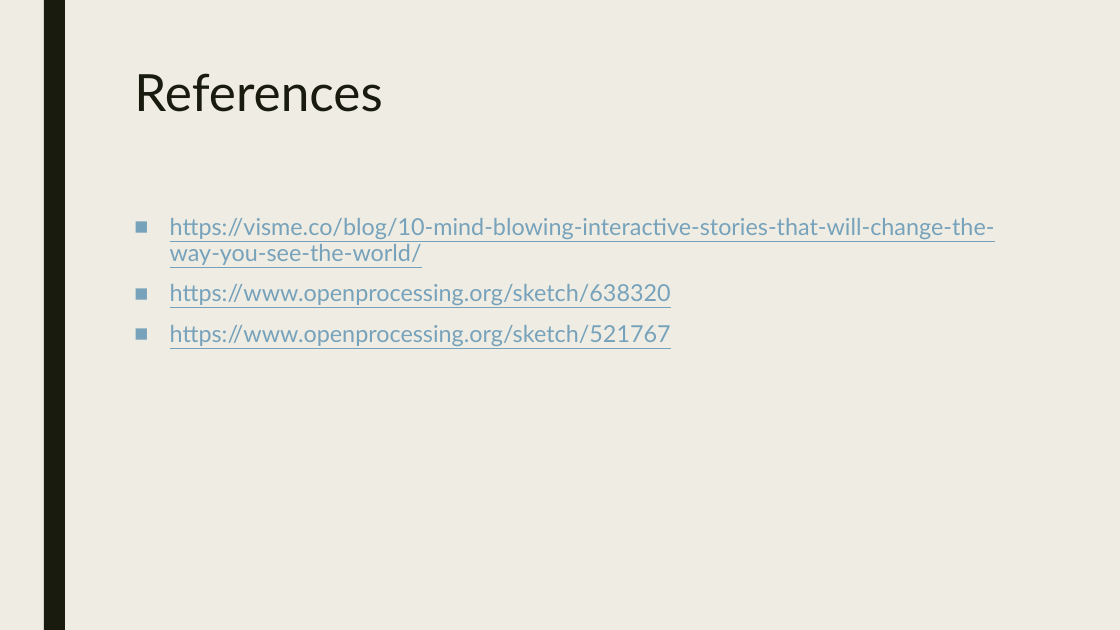
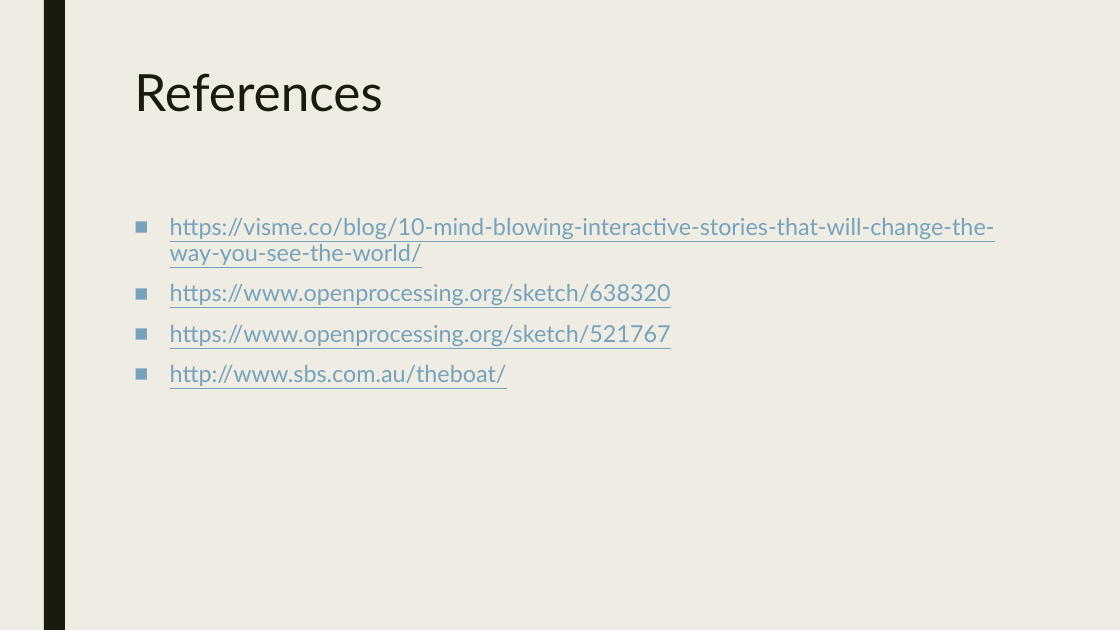
Before and after one commit to LindaWK/CC-Final-Project, a slide deck: slide 11 of RoundTable Presentation/Presentation.pptx. Drawn at 1120x630 pixels with LibreOffice and Linux fonts; fonts in the diff are those of the drawing. Boxes give left, top, right and bottom in pixels: in the first picture for what was removed or moved away, otherwise in the second. Text is boxed around its words. In the diff, an @@ line names an element or a change of style, - is before the commit and + after.

```diff
--- a/RoundTable Presentation/Presentation.pptx
+++ b/RoundTable Presentation/Presentation.pptx
@@ text at (170,365,507,386): paragraph added @@
+■ http://www.sbs.com.au/theboat/
```
Also in this commit, not shown: 1 other slide changed.
